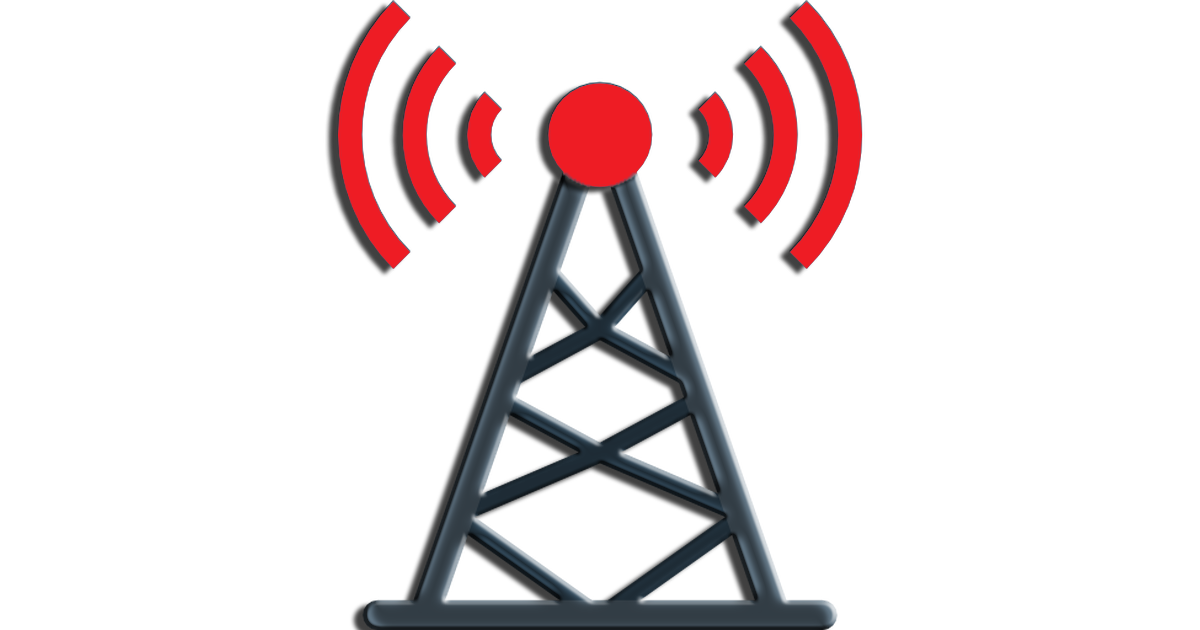
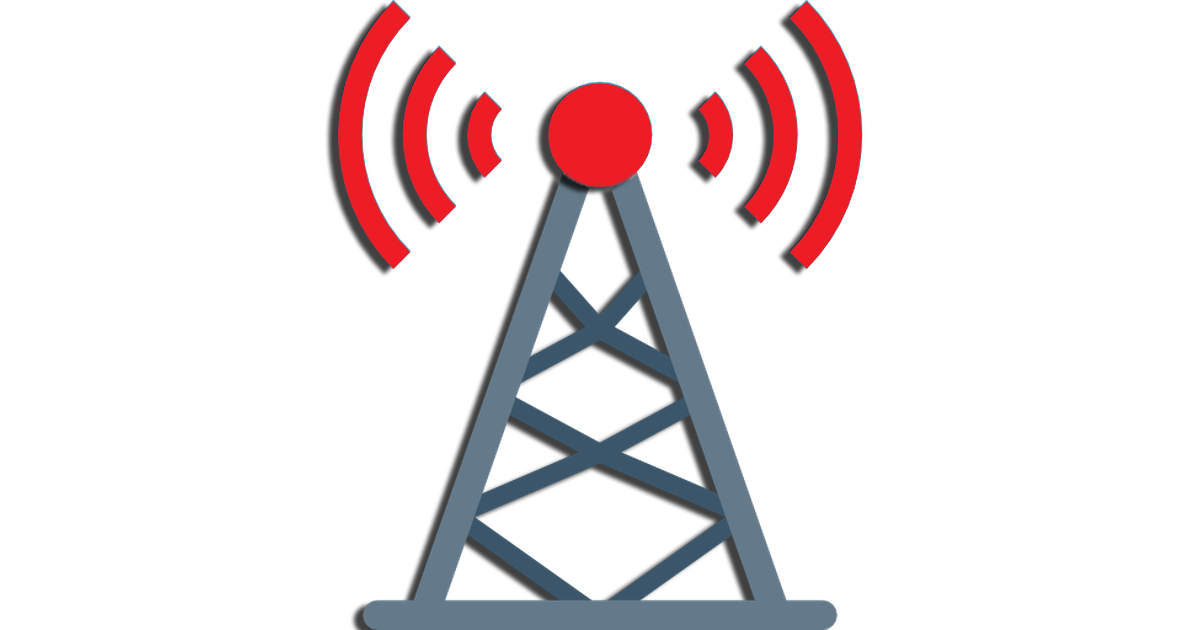
Layer changes from the first w=1200, h=630 image to the second:
added layer "Layer 0 copy" above "Layer 0" over [337, 0, 863, 630]
hid "Layer 0" over [337, 0, 863, 630]
